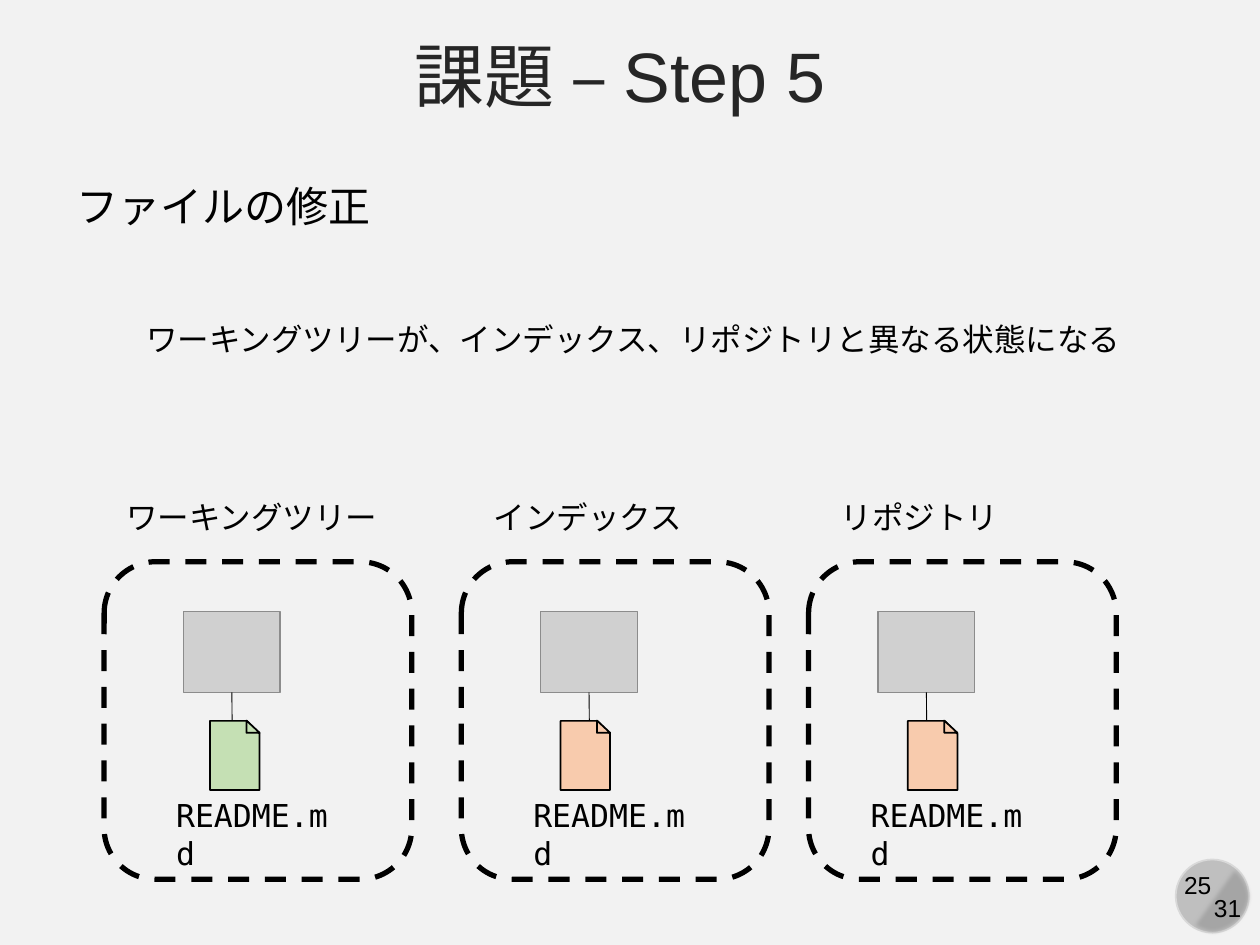
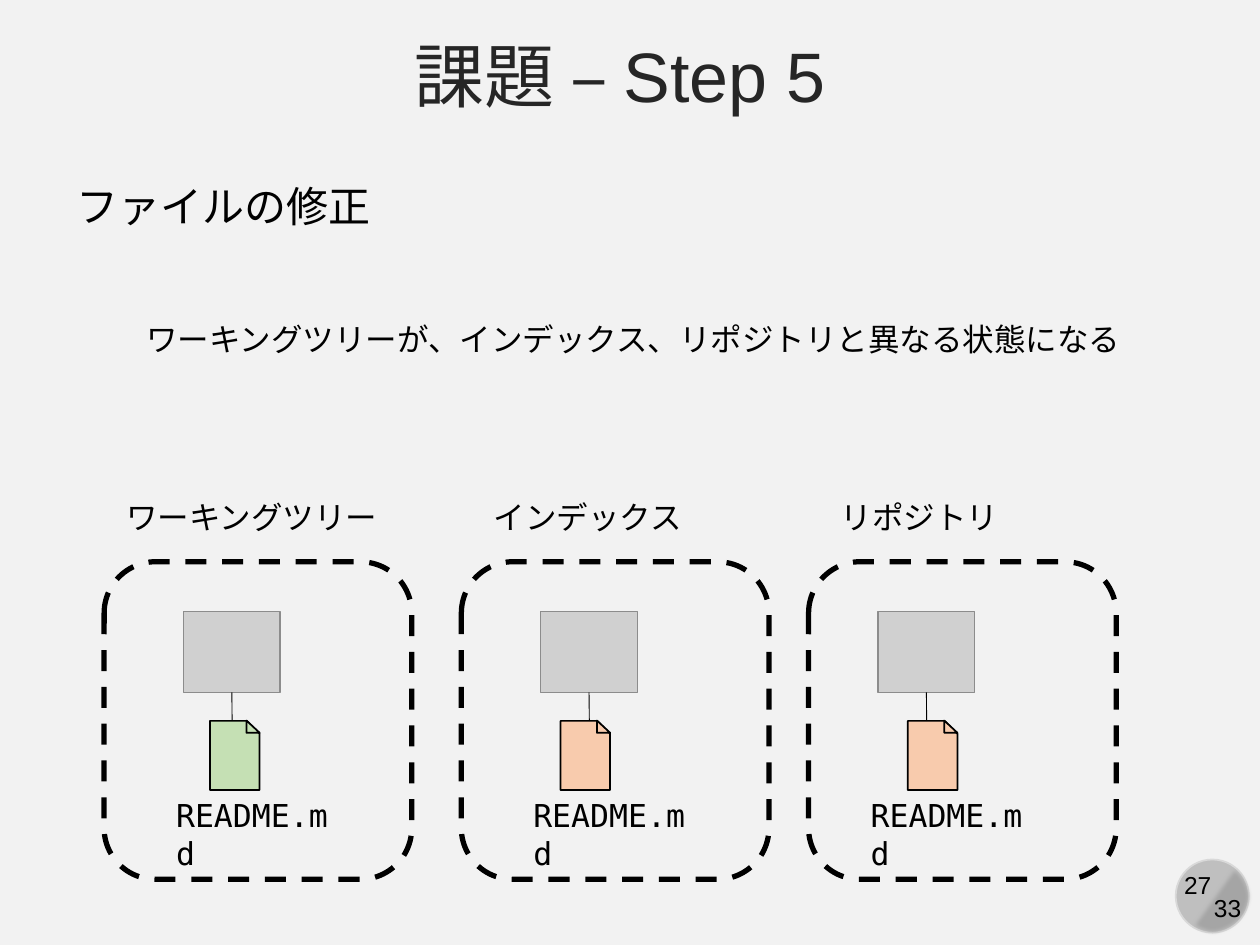
Before and after one commit to kaityo256/github, a slide deck: slide 27 of practice_basic/fig/slide.pptx (slide 25 before the commit). Drawn at 1260x945 pixels with LibreOffice and Linux fonts; fonts in the diff are those of the drawing; grey boxes stand for pictures. Boxes give left, top, right and bottom in pixels: in the first picture for what was removed or moved away, otherwise in the second. Text is boxed around its words. In the diff, an @@ line names an element or a change of style, - is before the commit and + after.

```diff
--- a/practice_basic/fig/slide.pptx
+++ b/practice_basic/fig/slide.pptx
@@ page number at <box>1184,877,1211,894</box>: text changed @@
-25
+27
@@ text at <box>1214,900,1241,923</box>: text changed @@
-31
+33
```
Also in this commit, not shown: 30 other slides changed, 2 slides added.
